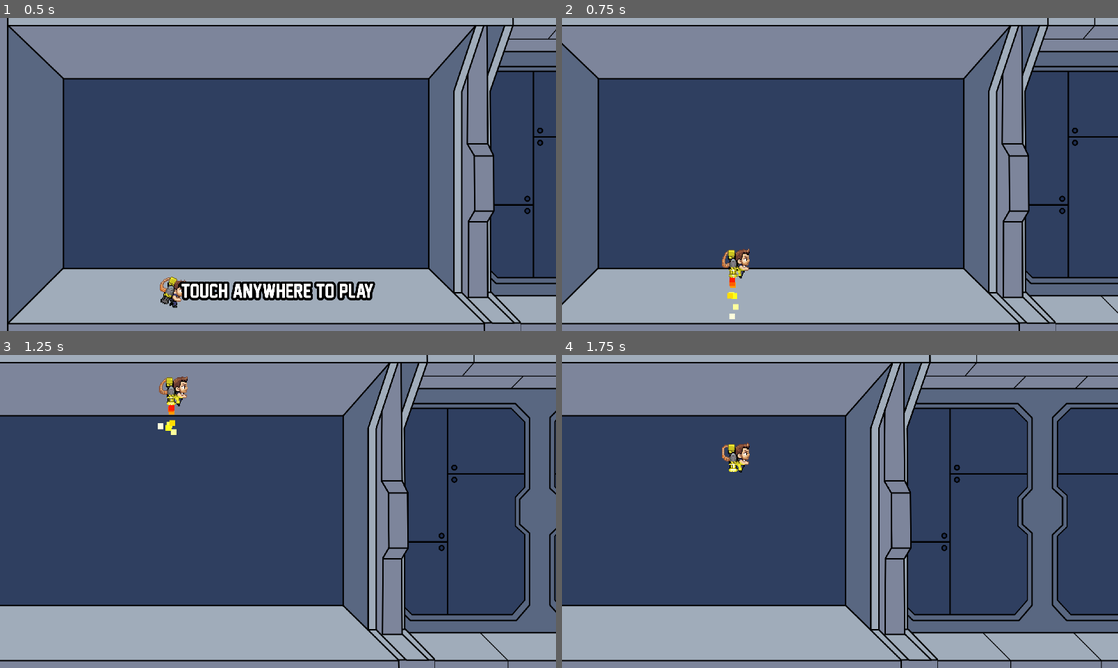
Above: before the commit, frames 1-4 (two rows, left to right).
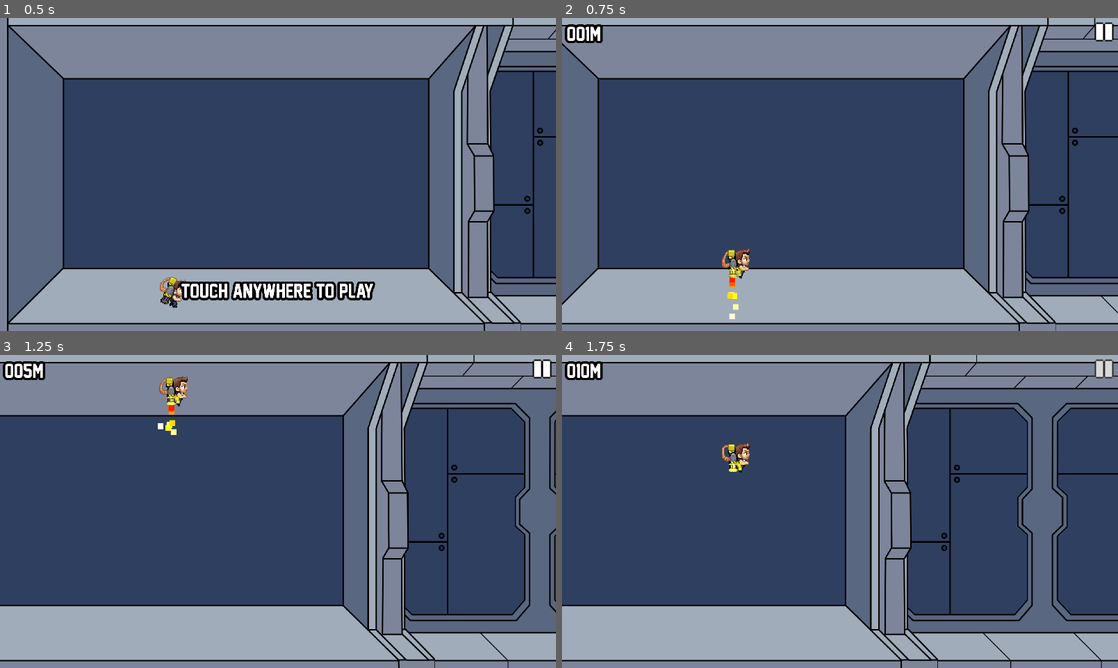
Above: after the commit, the same moments.

Repository: reyvanomario/data-dash
Game: Godot game, scene res://stages/main/main.tscn
Same seed, same stepped clock (60 frames per second), same inputs: the game is played once before the commit and once after it.
Inputs (mouse positions are in pixels of both pictures, inside the frame that each line leads up to):
- Up to frame 1 (0.5 s): no input
- Up to frame 2 (0.75 s): tap Enter at 0.5 s; move the mouse to (962, 158) at 0.52 s; press the mouse at (962, 158) at 0.53 s
- Up to frame 3 (1.25 s): no input
- Up to frame 4 (1.75 s): release the mouse at (962, 495) at 1.25 s; click (1106, 367) at 1.27 s

Frame 1 is identical in both runs. In frame 2, 0.6% of the frame differs, in the area x 0-100%, y 1-8%; in frame 3, 0.6%; in frame 4, 0.6%.

Commit message:
Add distance/score, a save system, and a working leaderboard

Diff:
--- a/project.godot
+++ b/project.godot
@@ -18,6 +18,7 @@
 [autoload]
 
 GameManager="*res://utilities/game/game_manager.gd"
+SaveSystem="*res://utilities/save/save_system.gd"
 
 [display]
 
--- a/stages/main/main.tscn
+++ b/stages/main/main.tscn
@@ -1,8 +1,9 @@
-[gd_scene load_steps=6 format=3 uid="uid://dkiufj3yhj50s"]
+[gd_scene load_steps=7 format=3 uid="uid://dkiufj3yhj50s"]
 
 [ext_resource type="PackedScene" uid="uid://d370gfo85kgf6" path="res://stages/parallax_background/parallax_background.tscn" id="1_6cvk4"]
 [ext_resource type="PackedScene" uid="uid://e4unmckmojc6" path="res://ui/start_screen/start_screen.tscn" id="2_dox6r"]
 [ext_resource type="PackedScene" uid="uid://cw101ycuhjuav" path="res://entities/player/player.tscn" id="3_7gqhq"]
+[ext_resource type="PackedScene" uid="uid://c04c0t0p0lfve" path="res://ui/hud/hud.tscn" id="3_fha2a"]
 [ext_resource type="PackedScene" uid="uid://bua8h7f2d4u26" path="res://ui/game_over_screen/game_over_screen.tscn" id="3_vmle4"]
 [ext_resource type="PackedScene" uid="uid://b5ti0vhekv3ep" path="res://utilities/spawner/interval_spawner.tscn" id="5_s4wfr"]
 
@@ -14,6 +15,9 @@
 
 [node name="StartScreen" parent="CanvasLayer" instance=ExtResource("2_dox6r")]
 
+[node name="HUD" parent="CanvasLayer" instance=ExtResource("3_fha2a")]
+visible = false
+
 [node name="GameOverScreen" parent="CanvasLayer" instance=ExtResource("3_vmle4")]
 visible = false
 
--- a/ui/game_over_screen/game_over_screen.gd
+++ b/ui/game_over_screen/game_over_screen.gd
@@ -1,8 +1,42 @@
+class_name GameOverScreen
 extends Control
+## The game over UI.
 
 #region VARIABLES
-@onready var restart_button: Button = $HBoxContainer/MarginContainer/VBoxContainer/restart_button
-@onready var home_button: Button = $HBoxContainer/MarginContainer/VBoxContainer/home_button
+## Leaderboard entry scene to populate the leaderboard with.
+@export var leaderboard_entry_scene: PackedScene
+
+## The label for the displaying the current distance.
+@onready var distance_label: Label = $HBoxContainer/VBoxContainer/distance
+## The container for editing the name for the most recent score on the leaderboard.
+@onready var highscore: VBoxContainer = $HBoxContainer/MarginContainer/highscore
+## LineEdit node for entering the name for the leaderboard entry.
+@onready var leaderboard_name: LineEdit = $HBoxContainer/MarginContainer/highscore/leaderboard_name
+## Button used to save the leaderboard name and continue.
+@onready var continue_button: Button = $HBoxContainer/MarginContainer/highscore/continue_button
+## The container to display the leaderboard.
+@onready var leaderboard: VBoxContainer = $HBoxContainer/MarginContainer/leaderboard
+## The container for leaderboard entries.
+@onready var leaderboard_entries_container: VBoxContainer = $HBoxContainer/MarginContainer/leaderboard/TabContainer/Leaderboard/MarginContainer/VBoxContainer
+## The restart button, which will start a run instantly.
+@onready var restart_button: Button = $HBoxContainer/MarginContainer/leaderboard/restart_button
+## The home button, which will reset but wait on the player to start a run.
+@onready var home_button: Button = $HBoxContainer/MarginContainer/leaderboard/home_button
+
+## Is the latest run a new highscore?
+var new_highscore: bool = false :
+	set(h):
+		new_highscore = h
+		highscore.visible = new_highscore
+		show_leaderboard = !new_highscore
+## Should the leaderboard be visible?
+var show_leaderboard: bool = false :
+	set(l):
+		show_leaderboard = l
+		if show_leaderboard:
+			generate_leaderboard()
+		leaderboard.visible = show_leaderboard
+		highscore.visible = !show_leaderboard
 #endregion
 
 #region FUNCTIONS
@@ -12,8 +46,29 @@
 			GameManager.Game.NEW:
 				visible = false
 			GameManager.Game.OVER:
+				distance_label.text = "%dM" % floori(GameManager.distance)
+				new_highscore = SaveSystem.stats.leaderboard.is_highscore(GameManager.distance)
 				visible = true
+	)
+	continue_button.pressed.connect(func():
+		SaveSystem.stats.name = leaderboard_name.text if !leaderboard_name.text.is_empty() else SaveSystem.stats.name
+		SaveSystem.add_to_leaderboard()
+		show_leaderboard = true
 	)
 	home_button.pressed.connect(func(): GameManager.game = GameManager.Game.NEW)
 	restart_button.pressed.connect(func(): GameManager.game = GameManager.Game.NEW; GameManager.game = GameManager.Game.PLAYING)
+
+## Generating the leaderboard from the data in the save system.
+func generate_leaderboard():
+	for i in SaveSystem.stats.leaderboard.entries.size():
+		var entry: LeaderboardEntry = SaveSystem.stats.leaderboard.entries[i]
+		var entry_ui: LeaderboardEntryUI
+		if leaderboard_entries_container.get_child_count() > i and leaderboard_entries_container.get_child(i) is LeaderboardEntryUI:
+			entry_ui = leaderboard_entries_container.get_child(i)
+		else:
+			entry_ui = leaderboard_entry_scene.instantiate()
+			leaderboard_entries_container.add_child(entry_ui)
+		entry_ui.order = i + 1
+		entry_ui.resource = entry
+		entry_ui.setup_labels()
 #endregion
--- a/ui/game_over_screen/game_over_screen.tscn
+++ b/ui/game_over_screen/game_over_screen.tscn
@@ -1,7 +1,8 @@
-[gd_scene load_steps=3 format=3 uid="uid://bua8h7f2d4u26"]
+[gd_scene load_steps=4 format=3 uid="uid://bua8h7f2d4u26"]
 
 [ext_resource type="Theme" uid="uid://f1t8okxjimt2" path="res://ui/base_theme.tres" id="1_t2egg"]
 [ext_resource type="Script" path="res://ui/game_over_screen/game_over_screen.gd" id="2_rovtf"]
+[ext_resource type="PackedScene" uid="uid://dibncjywm4vpa" path="res://ui/leaderboard/leaderboard_entry.tscn" id="3_tevej"]
 
 [node name="GameOverScreen" type="Control"]
 layout_mode = 3
@@ -12,6 +13,7 @@
 grow_vertical = 2
 theme = ExtResource("1_t2egg")
 script = ExtResource("2_rovtf")
+leaderboard_entry_scene = ExtResource("3_tevej")
 
 [node name="HBoxContainer" type="HBoxContainer" parent="."]
 layout_mode = 1
@@ -21,12 +23,25 @@
 grow_horizontal = 2
 grow_vertical = 2
 
-[node name="Label" type="Label" parent="HBoxContainer"]
+[node name="VBoxContainer" type="VBoxContainer" parent="HBoxContainer"]
 layout_mode = 2
 size_flags_horizontal = 3
+size_flags_vertical = 4
+
+[node name="Label" type="Label" parent="HBoxContainer/VBoxContainer"]
+layout_mode = 2
 theme_override_constants/outline_size = 32
-theme_override_font_sizes/font_size = 128
-text = "Game over"
+theme_override_font_sizes/font_size = 64
+text = "YOU FLEW"
+horizontal_alignment = 1
+vertical_alignment = 1
+uppercase = true
+
+[node name="distance" type="Label" parent="HBoxContainer/VBoxContainer"]
+layout_mode = 2
+theme_override_constants/outline_size = 64
+theme_override_font_sizes/font_size = 256
+text = "0M"
 horizontal_alignment = 1
 vertical_alignment = 1
 uppercase = true
@@ -39,46 +54,74 @@
 theme_override_constants/margin_right = 128
 theme_override_constants/margin_bottom = 32
 
-[node name="VBoxContainer" type="VBoxContainer" parent="HBoxContainer/MarginContainer"]
+[node name="highscore" type="VBoxContainer" parent="HBoxContainer/MarginContainer"]
+visible = false
 layout_mode = 2
 size_flags_horizontal = 3
 theme_override_constants/separation = 32
 
-[node name="TabContainer" type="TabContainer" parent="HBoxContainer/MarginContainer/VBoxContainer"]
+[node name="Label" type="Label" parent="HBoxContainer/MarginContainer/highscore"]
+custom_minimum_size = Vector2(800, 150)
+layout_mode = 2
+theme_override_constants/outline_size = 32
+theme_override_font_sizes/font_size = 128
+text = "NEW HIGHSCORE"
+horizontal_alignment = 1
+vertical_alignment = 1
+autowrap_mode = 2
+uppercase = true
+
+[node name="leaderboard_name" type="LineEdit" parent="HBoxContainer/MarginContainer/highscore"]
+layout_mode = 2
+size_flags_vertical = 6
+theme_override_font_sizes/font_size = 128
+placeholder_text = "YOUR NAME"
+alignment = 1
+max_length = 16
+
+[node name="continue_button" type="Button" parent="HBoxContainer/MarginContainer/highscore"]
+layout_mode = 2
+size_flags_vertical = 8
+theme_override_font_sizes/font_size = 128
+text = "CONTINUE"
+
+[node name="leaderboard" type="VBoxContainer" parent="HBoxContainer/MarginContainer"]
+layout_mode = 2
+size_flags_horizontal = 3
+theme_override_constants/separation = 32
+
+[node name="TabContainer" type="TabContainer" parent="HBoxContainer/MarginContainer/leaderboard"]
 layout_mode = 2
 size_flags_vertical = 3
 theme_override_font_sizes/font_size = 64
 current_tab = 0
 
-[node name="Leaderboard" type="Control" parent="HBoxContainer/MarginContainer/VBoxContainer/TabContainer"]
+[node name="Leaderboard" type="Control" parent="HBoxContainer/MarginContainer/leaderboard/TabContainer"]
 layout_mode = 2
 metadata/_tab_index = 0
 
-[node name="ScrollContainer" type="ScrollContainer" parent="HBoxContainer/MarginContainer/VBoxContainer/TabContainer/Leaderboard"]
+[node name="MarginContainer" type="MarginContainer" parent="HBoxContainer/MarginContainer/leaderboard/TabContainer/Leaderboard"]
 layout_mode = 1
 anchors_preset = 15
 anchor_right = 1.0
 anchor_bottom = 1.0
 grow_horizontal = 2
 grow_vertical = 2
+theme_override_constants/margin_left = 32
+theme_override_constants/margin_top = 32
+theme_override_constants/margin_right = 32
+theme_override_constants/margin_bottom = 32
 
-[node name="VBoxContainer" type="VBoxContainer" parent="HBoxContainer/MarginContainer/VBoxContainer/TabContainer/Leaderboard/ScrollContainer"]
+[node name="VBoxContainer" type="VBoxContainer" parent="HBoxContainer/MarginContainer/leaderboard/TabContainer/Leaderboard/MarginContainer"]
 layout_mode = 2
-size_flags_horizontal = 3
-size_flags_vertical = 3
 
-[node name="Label" type="Label" parent="HBoxContainer/MarginContainer/VBoxContainer/TabContainer/Leaderboard/ScrollContainer/VBoxContainer"]
-layout_mode = 2
-theme_override_font_sizes/font_size = 32
-text = "NOTHING JUST YET."
-
-[node name="home_button" type="Button" parent="HBoxContainer/MarginContainer/VBoxContainer"]
+[node name="home_button" type="Button" parent="HBoxContainer/MarginContainer/leaderboard"]
 layout_mode = 2
 size_flags_vertical = 8
 theme_override_font_sizes/font_size = 128
 text = "HOME"
 
-[node name="restart_button" type="Button" parent="HBoxContainer/MarginContainer/VBoxContainer"]
+[node name="restart_button" type="Button" parent="HBoxContainer/MarginContainer/leaderboard"]
 layout_mode = 2
 size_flags_vertical = 8
 theme_override_font_sizes/font_size = 128
--- /dev/null
+++ b/ui/hud/hud.gd
@@ -0,0 +1,22 @@
+class_name HUD
+extends Control
+## The game HUD (heads-up display).
+##
+## This contains stats and pause button.
+
+#region VARIABLES
+## The label for the displaying the current distance.
+@onready var distance_label: Label = $HBoxContainer/VBoxContainer/MarginContainer/distance
+#endregion
+
+#region FUNCTIONS
+func _ready() -> void:
+	GameManager.game_changed.connect(func(game: int):
+		match game:
+			GameManager.Game.OVER, GameManager.Game.NEW:
+				visible = false
+			GameManager.Game.PLAYING:
+				visible = true
+	)
+	GameManager.distance_changed.connect(func(distance: float): distance_label.text = "%03dM" % floori(distance))
+#endregion
--- /dev/null
+++ b/ui/hud/hud.tscn
@@ -0,0 +1,77 @@
+[gd_scene load_steps=7 format=3 uid="uid://c04c0t0p0lfve"]
+
+[ext_resource type="Theme" uid="uid://f1t8okxjimt2" path="res://ui/base_theme.tres" id="1_terh0"]
+[ext_resource type="Texture2D" uid="uid://dxmamdwwu5hul" path="res://ui/pause_icon.png" id="2_fsihy"]
+[ext_resource type="Script" path="res://ui/hud/hud.gd" id="2_pbtj6"]
+
+[sub_resource type="AtlasTexture" id="AtlasTexture_vmgr4"]
+atlas = ExtResource("2_fsihy")
+region = Rect2(0, 0, 16, 16)
+
+[sub_resource type="AtlasTexture" id="AtlasTexture_ovtxq"]
+atlas = ExtResource("2_fsihy")
+region = Rect2(32, 0, 16, 16)
+
+[sub_resource type="AtlasTexture" id="AtlasTexture_jmn0d"]
+atlas = ExtResource("2_fsihy")
+region = Rect2(16, 0, 16, 16)
+
+[node name="HUD" type="Control"]
+layout_mode = 3
+anchors_preset = 15
+anchor_right = 1.0
+anchor_bottom = 1.0
+grow_horizontal = 2
+grow_vertical = 2
+mouse_filter = 1
+theme = ExtResource("1_terh0")
+script = ExtResource("2_pbtj6")
+
+[node name="HBoxContainer" type="HBoxContainer" parent="."]
+layout_mode = 1
+anchors_preset = 15
+anchor_right = 1.0
+anchor_bottom = 1.0
+grow_horizontal = 2
+grow_vertical = 2
+
+[node name="VBoxContainer" type="VBoxContainer" parent="HBoxContainer"]
+layout_mode = 2
+
+[node name="MarginContainer" type="MarginContainer" parent="HBoxContainer/VBoxContainer"]
+layout_mode = 2
+theme_override_constants/margin_left = 16
+theme_override_constants/margin_top = 16
+theme_override_constants/margin_right = 16
+theme_override_constants/margin_bottom = 16
+
+[node name="distance" type="Label" parent="HBoxContainer/VBoxContainer/MarginContainer"]
+layout_mode = 2
+theme_override_constants/outline_size = 32
+theme_override_font_sizes/font_size = 64
+text = "000"
+vertical_alignment = 1
+uppercase = true
+
+[node name="VBoxContainer2" type="VBoxContainer" parent="HBoxContainer"]
+layout_mode = 2
+size_flags_horizontal = 3
+
+[node name="VBoxContainer3" type="VBoxContainer" parent="HBoxContainer"]
+layout_mode = 2
+
+[node name="MarginContainer" type="MarginContainer" parent="HBoxContainer/VBoxContainer3"]
+layout_mode = 2
+theme_override_constants/margin_left = 16
+theme_override_constants/margin_top = 16
+theme_override_constants/margin_right = 16
+theme_override_constants/margin_bottom = 16
+
+[node name="TextureButton" type="TextureButton" parent="HBoxContainer/VBoxContainer3/MarginContainer"]
+custom_minimum_size = Vector2(64, 64)
+layout_mode = 2
+mouse_filter = 1
+texture_normal = SubResource("AtlasTexture_vmgr4")
+texture_pressed = SubResource("AtlasTexture_ovtxq")
+texture_hover = SubResource("AtlasTexture_jmn0d")
+stretch_mode = 5
--- /dev/null
+++ b/ui/leaderboard/leaderboard_entry.tscn
@@ -0,0 +1,42 @@
+[gd_scene load_steps=3 format=3 uid="uid://dibncjywm4vpa"]
+
+[ext_resource type="Theme" uid="uid://f1t8okxjimt2" path="res://ui/base_theme.tres" id="1_2m1wu"]
+[ext_resource type="Script" path="res://ui/leaderboard/leaderboard_entry_ui.gd" id="2_mpjbl"]
+
+[node name="LeaderboardEntryUI" type="HBoxContainer"]
+anchors_preset = 15
+anchor_right = 1.0
+anchor_bottom = 1.0
+grow_horizontal = 2
+grow_vertical = 2
+theme = ExtResource("1_2m1wu")
+script = ExtResource("2_mpjbl")
+
+[node name="order_label" type="Label" parent="."]
+layout_mode = 2
+size_flags_horizontal = 3
+theme_override_font_sizes/font_size = 32
+text = "1."
+vertical_alignment = 1
+
+[node name="distance_label" type="Label" parent="."]
+layout_mode = 2
+size_flags_horizontal = 3
+theme_override_font_sizes/font_size = 32
+text = "9999M"
+vertical_alignment = 1
+
+[node name="name_label" type="Label" parent="."]
+layout_mode = 2
+size_flags_horizontal = 3
+theme_override_font_sizes/font_size = 32
+text = "ISAAC JORDAN"
+vertical_alignment = 1
+
+[node name="date_label" type="Label" parent="."]
+layout_mode = 2
+size_flags_horizontal = 3
+theme_override_font_sizes/font_size = 32
+text = "2025.01.01"
+horizontal_alignment = 2
+vertical_alignment = 1
--- /dev/null
+++ b/ui/leaderboard/leaderboard_entry_ui.gd
@@ -0,0 +1,28 @@
+class_name LeaderboardEntryUI
+extends Control
+## The UI component for every entry in the leaderboard.
+
+#region VARIABLES
+## The label for number order on the leaderboard.
+@onready var order_label: Label = $order_label
+## The label for the distance.
+@onready var distance_label: Label = $distance_label
+## The label for the player name.
+@onready var name_label: Label = $name_label
+## The label for the date when this entry was created.
+@onready var date_label: Label = $date_label
+
+## The number order on the leaderboard.
+var order: int = 1
+## The entry data.
+var resource: LeaderboardEntry = LeaderboardEntry.new()
+#endregion
+
+#region FUNCTIONS
+## Used to set up the labels from the resource data.
+func setup_labels() -> void:
+	order_label.text = '%s.' % str(order)
+	distance_label.text = '%dM' % floori(resource.distance)
+	name_label.text = '%s' % resource.name
+	date_label.text = '%s' % resource.date.replace('-', '.')
+#endregion
--- a/utilities/game/game_manager.gd
+++ b/utilities/game/game_manager.gd
@@ -5,6 +5,11 @@
 ## A simple global manager keeping track of game essentials.[br]
 ## This should be added as a global script named [param GameManager].[br]
 ## It's then reachable by all other components under that name.
+
+#region CONSTANTS
+## Meters per second when [member speed] is [enum Speed][param .START].
+const METERS_PER_SECOND:int = 8
+#endregion
 
 #region ENUMS
 ## All possible game states.
@@ -40,10 +45,15 @@
 		game = g
 
 		match game:
-			Game.OVER or Game.NEW:
+			Game.OVER:
+				speed = Speed.RESET
+				SaveSystem.save_stats()
+			Game.NEW:
 				speed = Speed.RESET
 			Game.PLAYING:
+				distance = 0
 				speed = Speed.START
+				SaveSystem.stats.games_count += 1
 
 		game_changed.emit(game)
 ## The current game speed.[br]
@@ -53,11 +63,21 @@
 		if s > Speed.MAX:
 			return
 		speed = s
+## The current or last run distance in meters.
+var distance:float = 0.0 :
+	set(d):
+		if d < 0:
+			return
+		distance = d
+		SaveSystem.stats.last_distance = floori(distance)
+		distance_changed.emit(distance)
 #endregion
 
 #region SIGNALS
 ## Emitted when [member game] changes, together with the new value.
 signal game_changed(game:int)
+## Emitted when [member distance] changes, together with the new value.
+signal distance_changed(distance:int)
 #endregion
 
 #region FUNCTIONS
@@ -72,4 +92,5 @@
 func _process(delta: float) -> void:
 	if game == Game.PLAYING:
 		speed += Speed.STEP * delta
+		distance += (METERS_PER_SECOND * delta) * (speed / Speed.START)
 #endregion
--- /dev/null
+++ b/utilities/leaderboard/leaderboard.gd
@@ -0,0 +1,47 @@
+class_name Leaderboard
+extends Resource
+## The leaderboard data.
+
+#region CONSTANTS
+## The max amount of highscores on the leadeboard.[br]
+## Lowest entry will be replaced by a new entry.
+const MAX_ENTRIES: int = 10
+#endregion
+
+#region VARIABLES
+## All entries on this leaderboard.
+@export var entries: Array[LeaderboardEntry] = []
+#endregion
+
+#region FUNCTIONS
+## Is the distance good enough for the leaderboard?
+func is_highscore(distance: int) -> bool:
+	return should_entry_be_added(LeaderboardEntry.new('', distance))
+
+## Is the entry good enough for the leaderboard?
+func should_entry_be_added(entry: LeaderboardEntry) -> bool:
+	if entries.size() < MAX_ENTRIES:
+		return true
+	return entry.is_greater_than(entries[-1])
+
+## Add a new entry to the leaderboard if it's good enough.
+func add_new_entry(new_entry: LeaderboardEntry) -> LeaderboardEntry:
+	if !should_entry_be_added(new_entry):
+		return null
+
+	if entries.is_empty() or entries[-1].is_greater_than(new_entry):
+		entries.append(new_entry)
+		return new_entry
+
+	for i in entries.size():
+		if new_entry.is_greater_than(entries[i]):
+			entries.insert(i, new_entry)
+			resize_entries()
+			return new_entry
+	return null
+
+## Resize the entries array if it's bigger than allowed.
+func resize_entries():
+	if entries.size() > MAX_ENTRIES:
+		entries.resize(MAX_ENTRIES)
+#endregion
--- /dev/null
+++ b/utilities/leaderboard/leaderboard_entry.gd
@@ -0,0 +1,24 @@
+class_name LeaderboardEntry
+extends Resource
+## Represents one entry in the leaderboard.
+
+#region VARIABLES
+## The name of the player.
+@export var name: String = 'Isaac J'
+## The distance of the entry.
+@export var distance: int = 0
+## The date when the entry was created.
+@export var date: String = Time.get_date_string_from_system()
+#endregion
+
+#region FUNCTIONS
+## Construct of the entry data.
+func _init(n: String = 'Isaac J', d: int = 0):
+	name = n
+	distance = d
+	date = Time.get_date_string_from_system()
+
+## Is this entry greater than the provided entry?
+func is_greater_than(entry: LeaderboardEntry) -> bool:
+	return self.distance > entry.distance
+#endregion
--- /dev/null
+++ b/utilities/save/save_system.gd
@@ -0,0 +1,101 @@
+class_name SaveSystemGlobal
+extends Node
+## The global save system.
+##
+## A simple global system for saving data.[br]
+## This should be added as a global script named [param SaveSystem].[br]
+## It's then reachable by all other components under that name.
+
+#region CONSTANTS
+## Path to the save folder.
+const SAVE_FOLDER_PATH: String = 'user://save/'
+## Name of the save file.
+const SAVE_FILE_NAME: String = 'stats_data.tres'
+## Path to the settings config file.
+const SETTINGS_FILE_PATH: String = 'user://SETTINGS.cfg'
+## Default values for the settings config file.
+const SETTINGS_DEFAULT: Dictionary = {
+  'audio': {
+	'master': true,
+	'music': true,
+	'sfx': true,
+  }
+}
+#endregion
+
+#region VARIABLES
+## In-game settings config.
+var settings: Dictionary = {}
+## In-game stats data.
+var stats: StatsData = StatsData.new()
+#endregion
+
+#region FUNCTIONS
+func _ready() -> void:
+	if !DirAccess.dir_exists_absolute(SAVE_FOLDER_PATH):
+		DirAccess.make_dir_absolute(SAVE_FOLDER_PATH)
+
+	load_stats()
+	load_settings()
+
+	stats.game_booted_count += 1
+	save_stats()
+
+func _notification(what):
+	# make sure to always save before closing down the game
+	# NOTIFICATION_WM_GO_BACK_REQUEST is used for an android back-button
+	if what == NOTIFICATION_WM_CLOSE_REQUEST or what == NOTIFICATION_WM_GO_BACK_REQUEST:
+		save_stats()
+		get_tree().quit()
+
+## Saves the stats data.
+func save_stats():
+	ResourceSaver.save(stats, SAVE_FOLDER_PATH + SAVE_FILE_NAME)
+
+## Saves the settings config.
+func save_settings():
+	# create new ConfigFile object
+	var config = ConfigFile.new()
+
+	for config_section in settings:
+		for config_section_key in settings[config_section]:
+			config.set_value(config_section, config_section_key, settings[config_section][config_section_key])
+
+	# finally save to file
+	config.save(SETTINGS_FILE_PATH)
+
+## Loads the stats data.
+func load_stats():
+	if ResourceLoader.exists(SAVE_FOLDER_PATH + SAVE_FILE_NAME):
+		stats = ResourceLoader.load(SAVE_FOLDER_PATH + SAVE_FILE_NAME).duplicate(true)
+
+## Loads the settings config.
+func load_settings():
+	# create new ConfigFile object
+	var config = ConfigFile.new()
+	# load in existing settings from file
+	var error = config.load(SETTINGS_FILE_PATH)
+
+	# if no file
+	if error != OK:
+		# get default data from constant
+		settings = SETTINGS_DEFAULT.duplicate(true)
+		# save and return
+		save_settings()
+		return
+
+	# set data from config file
+	for config_section in config.get_sections():
+		settings[config_section] = {}
+		for config_section_key in config.get_section_keys(config_section):
+			settings[config_section][config_section_key] = config.get_value(config_section, config_section_key)
+
+## If the last distance was good enough, add it to the leaderboard.
+func add_to_leaderboard() -> void:
+	if !stats.leaderboard.is_highscore(stats.last_distance):
+		return
+
+	var new_entry: LeaderboardEntry = LeaderboardEntry.new(stats.name, stats.last_distance)
+	stats.leaderboard.add_new_entry(new_entry)
+	save_stats()
+#endregion
--- /dev/null
+++ b/utilities/save/stats_data.gd
@@ -0,0 +1,16 @@
+class_name StatsData
+extends Resource
+## All stats data.
+
+#region VARIABLES
+## How many times has the game been booted?
+@export var game_booted_count:int = 0
+## How many times has a new game been started?
+@export var games_count:int = 0
+## The distance of the most recent run.
+@export var last_distance:int = 0
+## The name of the most recent player.
+@export var name: String = 'Isaac Jordan'
+## The leaderboard with the top scores.
+@export var leaderboard: Leaderboard = Leaderboard.new()
+#endregion
Binary file added: ui/pause_icon.png
Not shown, added: ui/pause_icon.png.import
